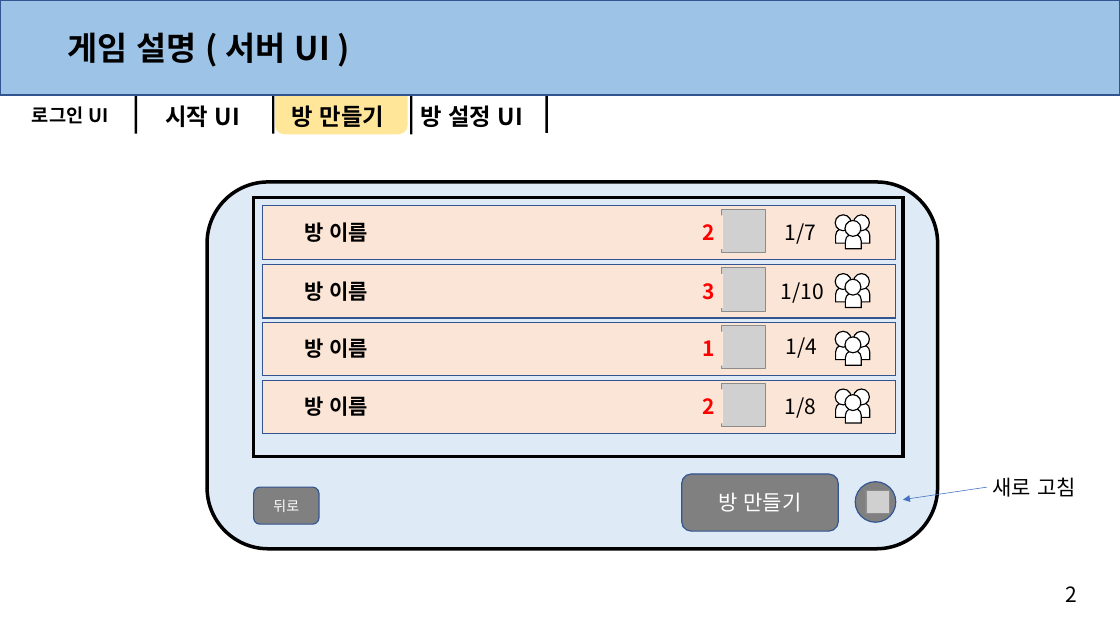
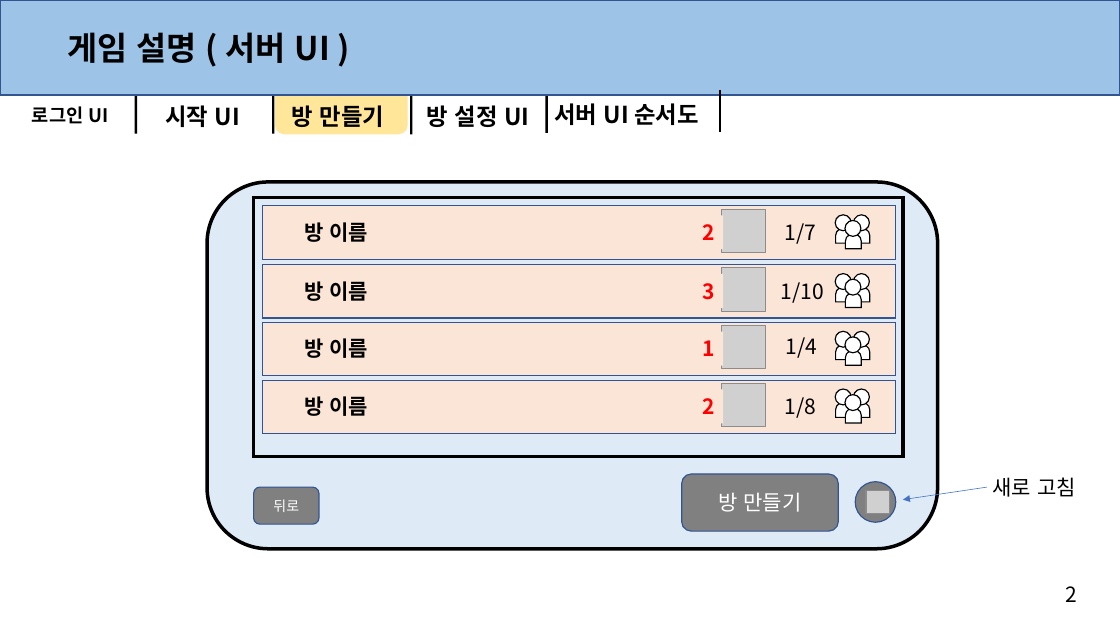
Before and after one commit to anglik0370/EscapeIsland, a slide deck: slide 4 of Document/UI/서버 UI.pptx. Drawn at 1120x630 pixels with LibreOffice and Linux fonts; fonts in the diff are those of the drawing; grey boxes stand for pictures. Boxes give left, top, right and bottom in pixels: in the first picture for what was removed or moved away, otherwise in the second. Text is boxed around its words. In the diff, an @@ line names an element or a change of style, - is before the commit and + after.

```diff
--- a/Document/UI/서버 UI.pptx
+++ b/Document/UI/서버 UI.pptx
@@ text "방 설정 UI" moved from (x1=420, y1=105, x2=523, y2=127) to (x1=427, y1=105, x2=529, y2=127) @@
@@ text added at (x1=554, y1=103, x2=698, y2=125), 20 pt, text #000000, bold @@
+서버 UI 순서도
@@ line added from (720, 91) to (720, 133), #000000 2.25 pt @@
```
Also in this commit, not shown: 3 other slides changed, 1 slide added, 3 other files.
